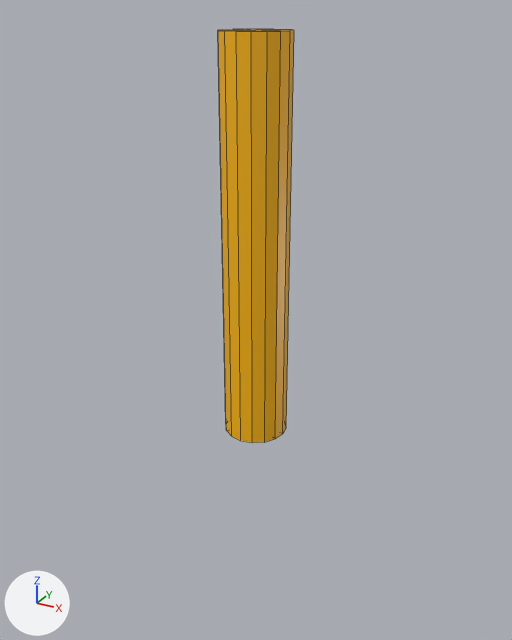
One commit to the FBX model Assets/Models/Enviro/COLUMN_MID.fbx: the scene before it, then after it.
Camera for both pictures: a camera (50 mm lens) standing at (3.2, -5.82, 4.17) and looking at (-0.07, 0.14, 1.19). The lights are fixed; the arrows at lower left show +X, +Y and +Z. Mesh edges are drawn as thin lines. Where no turn or scale is listed for an object, it has been applied to the vertices.

Before the edit, the objects in view are built like this:
```python
me_mesh = bpy.data.meshes.new('Mesh')
me_mesh.from_pydata(...)  # a 16-sided cylinder along z spanning x -0.33..0.33, y -0.33..0.33, z 0.0..4.0
me_mesh.materials.append(mat_mt_column_base)  # yellow #ffb900
ob_column_mid = bpy.data.objects.new('COLUMN_MID', me_mesh)
ob_column_mid.location = (0.0, 0.0, 0.0)
```
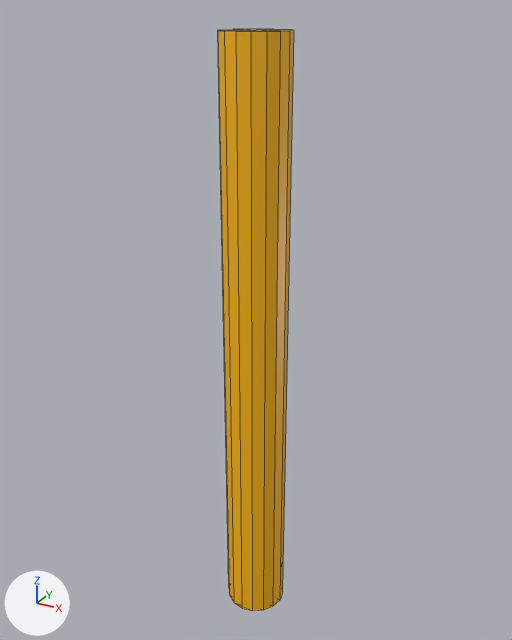
The newer file is also rescaled (x0.63), turned or shifted as a whole; pictures and numbers use the older file's frame.

What differs and where, as boxes [x1, y1, x2, y2] in the pictures (512 x 640 px; the box of a moved part takes in the faces that stretch with it):
'COLUMN_MID', reshaped (40% taller)
    before: [218, 29, 294, 443]
    after: [218, 29, 294, 611]
part 1 of me_mesh, moved or reshaped
    before: [219, 70, 293, 443]
    after: [219, 70, 293, 611]

Diff of the bpy script that builds the scene:
```diff
--- a/Assets/Models/Enviro/COLUMN_MID.fbx.py
+++ b/Assets/Models/Enviro/COLUMN_MID.fbx.py
@@ me_mesh @@
 # used by ob_column_mid; location = (0.0, 0.0, 0.0)
-me_mesh.from_pydata(...)  # 34 vertices, 48 faces; spans x -0.33..0.33, y -0.33..0.33, z 0.0..4.0
+me_mesh.from_pydata(...)  # 33 vertices, 46 faces; spans x -0.33..0.33, y -0.33..0.33, z -2.34..4.0
+# me_mesh part 1
+# 17 vertices are removed from x -0.33..0.33, y -0.33..0.33, z 0.0
+# 32 faces are deleted
+# 16 new vertices lie (0.0, 0.0, -6.34) away from vertices in x -0.33..0.33, y -0.33..0.33, z 4.0
+# 30 new faces join them
 me_mesh.materials.append(mat_mt_column_base)
```
